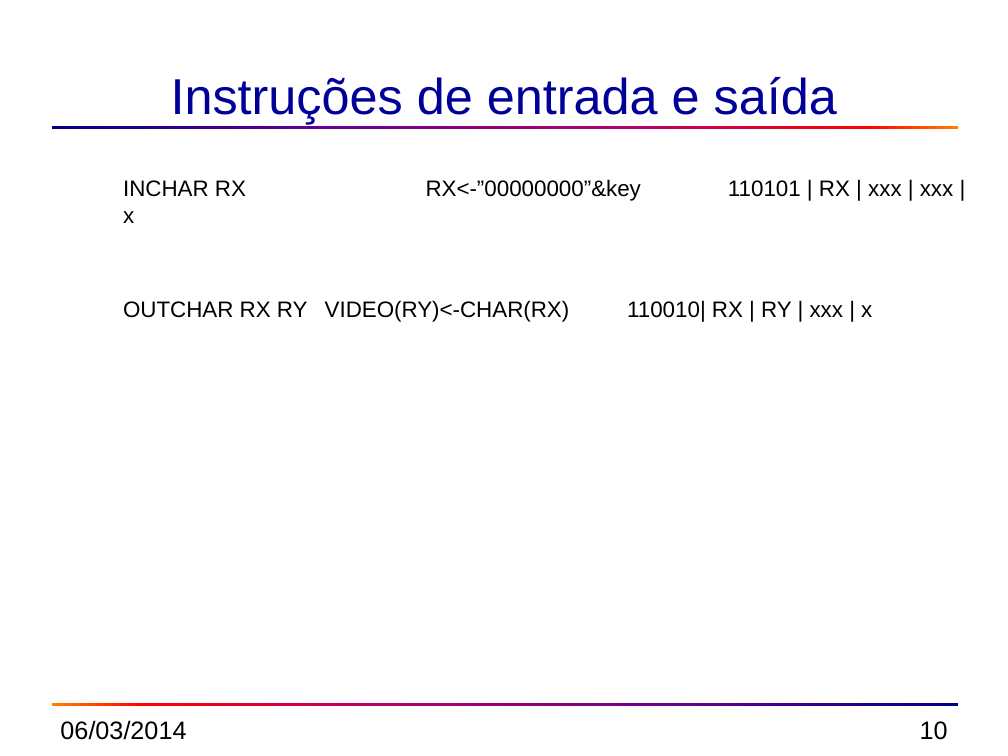
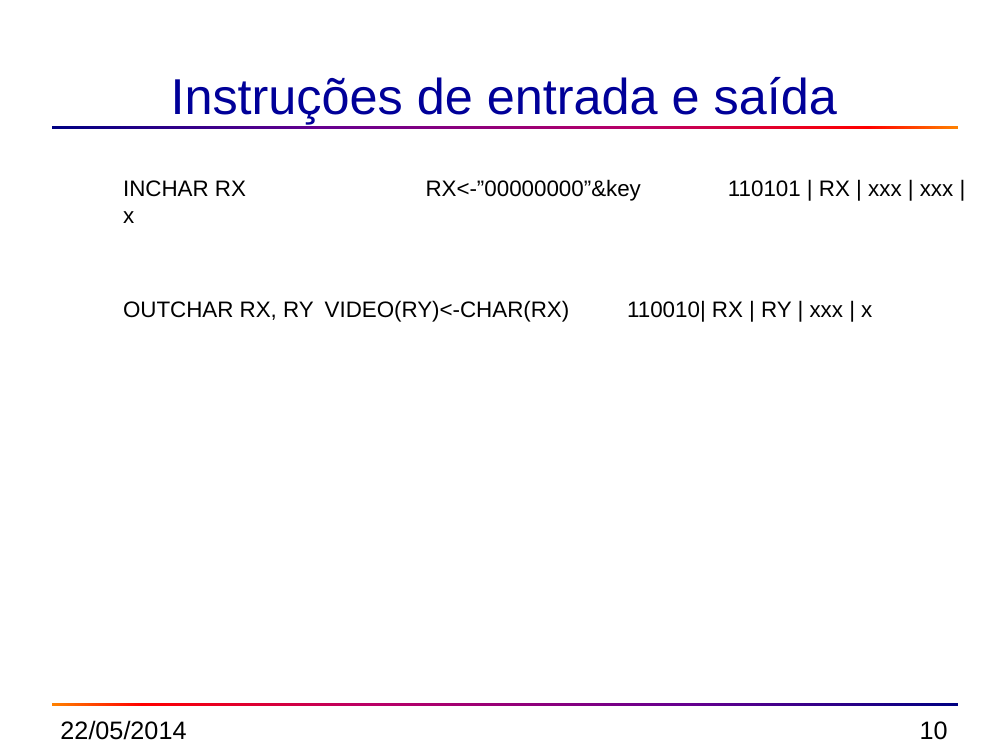
Before and after one commit to simoesusp/Processador-ICMC, a slide deck: slide 10 of Manual/instrucoes_03_2014.pptx. Drawn at 1008x756 pixels with LibreOffice and Linux fonts; fonts in the diff are those of the drawing. Boxes give left, top, right and bottom in pixels: in the first picture for what was removed or moved away, otherwise in the second. Text is boxed around its words. In the diff, an @@ line names an element or a change of style, - is before the commit and + after.

```diff
--- a/Manual/instrucoes_03_2014.pptx
+++ b/Manual/instrucoes_03_2014.pptx
@@ text at (123,300,872,322): text changed @@
-OUTCHAR RX RY VIDEO(RY)<-CHAR(RX) 110010| RX | RY | xxx | x
+OUTCHAR RX, RY VIDEO(RY)<-CHAR(RX) 110010| RX | RY | xxx | x
@@ text at (60,720,186,740): text changed @@
-06/03/2014
+22/05/2014
```
Also in this commit, not shown: 16 other slides changed, 3 slides removed, 2 other files.
